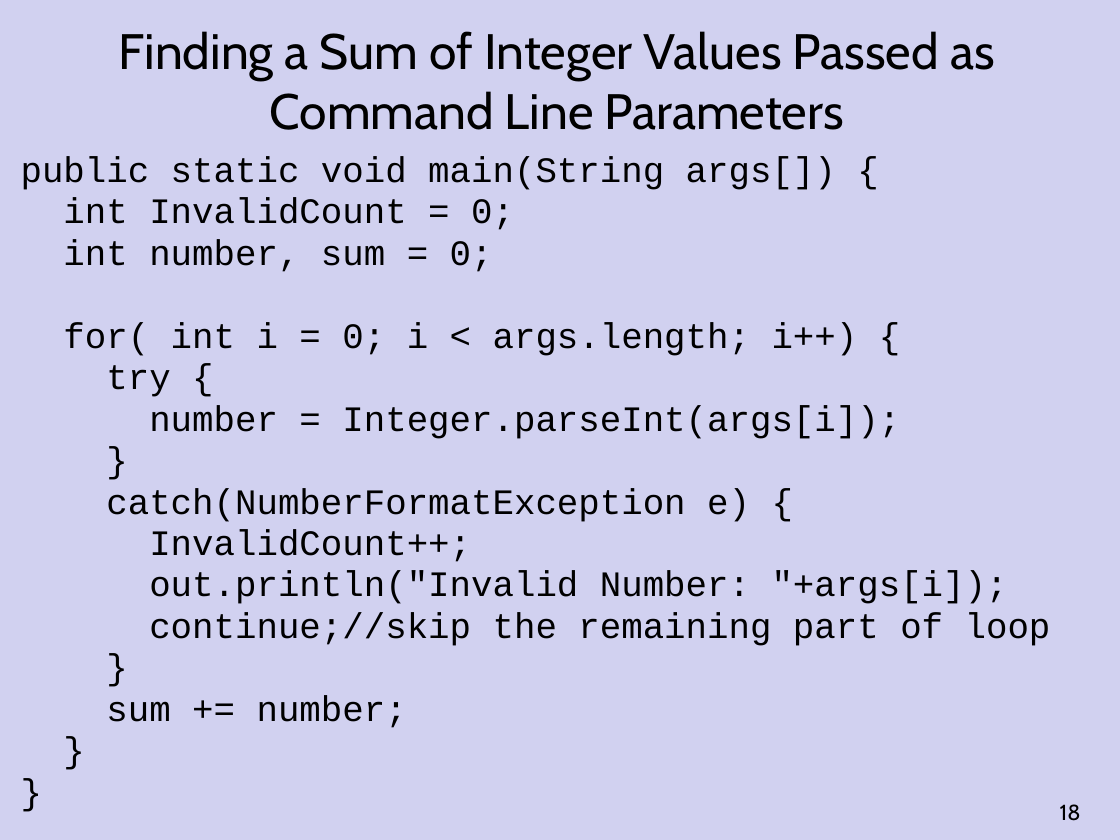
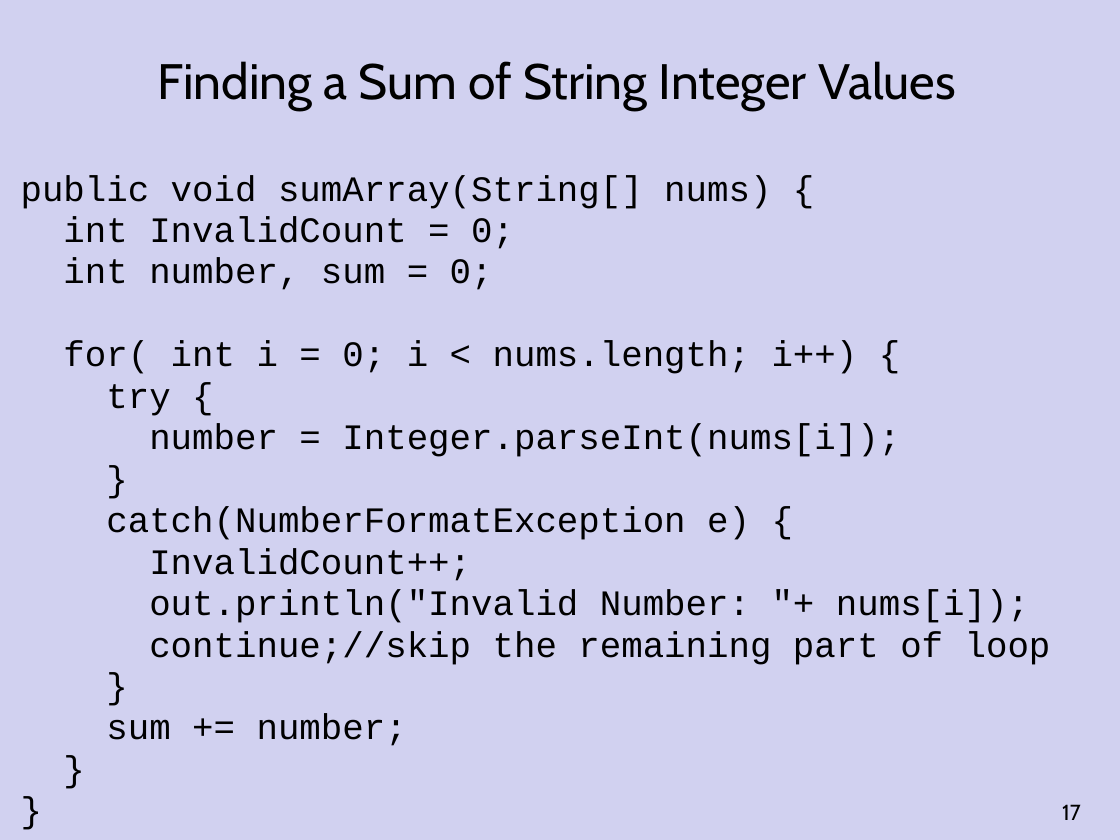
Before and after one commit to Cy-FairCS/cs3, a slide deck: slide 17 of u02d_exceptions/notes/a_Java Exceptions.pptx (slide 18 before the commit). Drawn at 1120x840 pixels with LibreOffice and Linux fonts; fonts in the diff are those of the drawing. Boxes give left, top, right and bottom in pixels: in the first picture for what was removed or moved away, otherwise in the second. Text is boxed around its words. In the diff, an @@ line names an element or a change of style, - is before the commit and + after.

Commit message:
Updated exceptions ppts

```diff
--- a/u02d_exceptions/notes/a_Java Exceptions.pptx
+++ b/u02d_exceptions/notes/a_Java Exceptions.pptx
@@ title at [158, 61, 956, 109]: text changed @@
-Finding a Sum of Integer Values Passed as Command Line Parameters
+Finding a Sum of String Integer Values
@@ text "public void sumArray(String[] nums) {": place and size @@
-text "public void sumArray(String[] nums) {" at [21, 157, 1051, 728]
+text "public void sumArray(String[] nums) {" at [21, 175, 1051, 746]
@@ text at [21, 175, 771, 209]: text changed @@
-public static void main(String args[]) {
+public void sumArray(String[] nums) {
@@ text at [63, 341, 858, 374]: text changed @@
-for( int i = 0; i < args.length; i++) {
+for( int i = 0; i < nums.length; i++) {
@@ text at [149, 424, 900, 457]: text changed @@
-number = Integer.parseInt(args[i]);
+number = Integer.parseInt(nums[i]);
@@ text at [149, 590, 1029, 623]: text changed @@
-out.println("Invalid Number: "+args[i]);
+out.println("Invalid Number: "+ nums[i]);
@@ page number at [1062, 804, 1081, 820]: text changed @@
-18
+17
```
Also in this commit, not shown: 4 other slides changed, 5 slides added, 2 slides removed, 1 other file.
